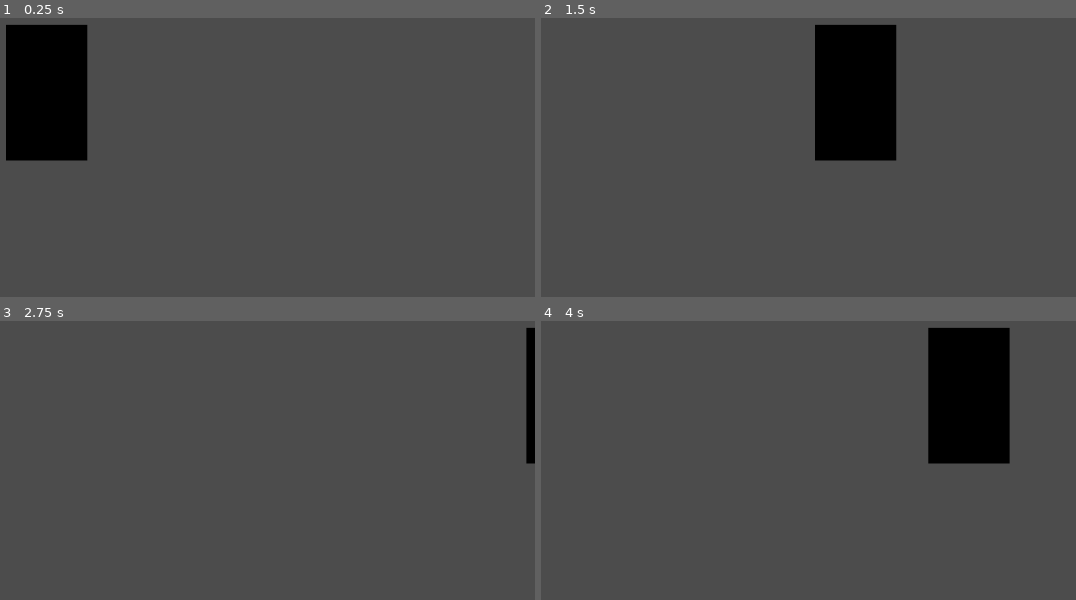
Above: before the commit, frames 1-4 (two rows, left to right).
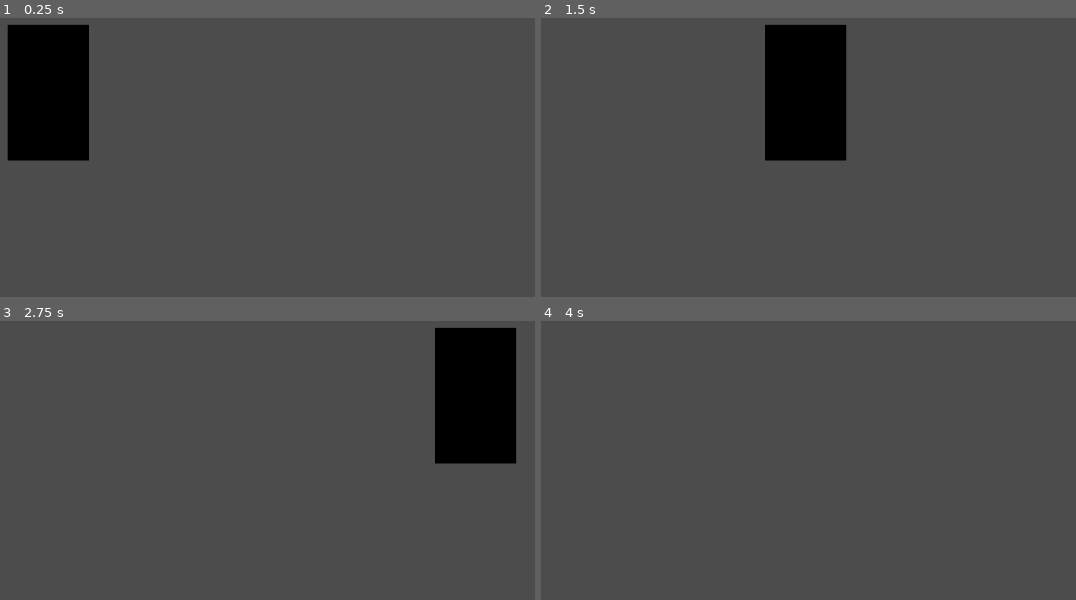
Above: after the commit, the same moments.

Repository: stany033/nature
Game: Godot game, scene res://scenes/MainGame.tscn
Same seed, same stepped clock (60 frames per second), same inputs: the game is played once before the commit and once after it.
Inputs (mouse positions are in pixels of both pictures, inside the frame that each line leads up to):
- Up to frame 1 (0.25 s): no input
- Up to frame 2 (1.5 s): tap Enter at 0.5 s; move the mouse to (851, 40) at 0.52 s; hold Right 0.53-1.25 s; tap Space (dash, bound only after the commit) at 0.6 s; click (851, 40) at 0.67 s; drag from (outside the picture) to (637, 157) at 1.27 s
- Up to frame 3 (2.75 s): tap Space (dash, bound only after the commit) at 2, 2.3 s; move the mouse to (outside the picture) at 2.02 s; hold Right from 2.03 s (still down); tap Tab at 2.1 s
- Up to frame 4 (4 s): release Right at 2.75 s; drag from (637, 460) to (outside the picture) at 2.77 s; tap Enter at 3.5, 3.6 s; move the mouse to (915, 435) at 3.52 s; hold Left from 3.53 s (still down); tap Space (dash, bound only after the commit) at 3.8 s

The runs differ from the first frame. In frame 1, 0.4% of the frame differs, in the area x 1-17%, y 2-52%; in frame 2, 9.1%, in the area x 41-67%, y 2-52%; in frame 3, 8.2%; in frame 4, 7.5%.

Commit message:
Dash / parry (roto)

Diff:
--- a/project.godot
+++ b/project.godot
@@ -96,6 +96,12 @@
 , Object(InputEventJoypadMotion,"resource_local_to_scene":false,"resource_name":"","device":0,"axis":1,"axis_value":1.0,"script":null)
  ]
 }
+dash={
+"deadzone": 0.5,
+"events": [ Object(InputEventKey,"resource_local_to_scene":false,"resource_name":"","device":0,"alt":false,"shift":false,"control":false,"meta":false,"command":false,"pressed":false,"scancode":32,"physical_scancode":0,"unicode":0,"echo":false,"script":null)
+, Object(InputEventJoypadButton,"resource_local_to_scene":false,"resource_name":"","device":0,"button_index":2,"pressure":0.0,"pressed":false,"script":null)
+ ]
+}
 
 [physics]
 
--- a/scenes/MainGame.tscn
+++ b/scenes/MainGame.tscn
@@ -1,8 +1,17 @@
-[gd_scene load_steps=2 format=2]
+[gd_scene load_steps=3 format=2]
 
 [ext_resource path="res://scenes/characters/Character.tscn" type="PackedScene" id=1]
+
+[sub_resource type="RectangleShape2D" id=1]
+extents = Vector2( 517.5, 69 )
 
 [node name="MainGame" type="Node2D"]
 
 [node name="Character" parent="." instance=ExtResource( 1 )]
 position = Vector2( 399, 338 )
+
+[node name="InvisibleWall" type="Area2D" parent="."]
+
+[node name="CollisionShape2D" type="CollisionShape2D" parent="InvisibleWall"]
+position = Vector2( 396.5, 102 )
+shape = SubResource( 1 )
--- a/scenes/characters/Character.tscn
+++ b/scenes/characters/Character.tscn
@@ -1,19 +1,34 @@
-[gd_scene load_steps=4 format=2]
+[gd_scene load_steps=15 format=2]
 
 [ext_resource path="res://assets/sprites/character/placeholder.png" type="Texture" id=1]
+[ext_resource path="res://assets/sprites/character/placeholder-parry.png" type="Texture" id=2]
+[ext_resource path="res://assets/sprites/character/placeholder-dash.png" type="Texture" id=3]
 
 [sub_resource type="GDScript" id=2]
 script/source = "extends KinematicBody2D
 
-var MAX_SPEED = 500
+var MAX_SPEED = 400
 var ACCELERATION = 4000
 var motion = Vector2.ZERO
+
+var stateMachine
+var dashEnabled = false
+var parryEnabled = false
+var lastMovementAxis = Vector2.RIGHT
+
+
+func _ready():
+	stateMachine = $AnimationTree.get(\"parameters/playback\")
+
+func _physics_process(delta):
+	move_character(delta)
+	check_for_dash()
 
 #
 # MOVEMENT LOGIC
 #
 
-func _physics_process(delta):
+func move_character(delta):
 	var axis = get_input_axis()
 	if axis == Vector2.ZERO:
 		apply_friction((ACCELERATION * 2) * delta)
@@ -22,10 +37,14 @@
 	motion = move_and_slide(motion)
 
 func get_input_axis():
-	var axis = Vector2.ZERO
-	axis.x = int(Input.is_action_pressed(\"right\")) - int(Input.is_action_pressed(\"left\"))
-	axis.y = int(Input.is_action_pressed(\"down\")) - int(Input.is_action_pressed(\"up\"))
-	return axis.normalized()
+	if !dashEnabled:
+		var axis = Vector2.ZERO
+		axis.x = int(Input.is_action_pressed(\"right\")) - int(Input.is_action_pressed(\"left\"))
+		axis.y = int(Input.is_action_pressed(\"down\")) - int(Input.is_action_pressed(\"up\"))
+		lastMovementAxis = axis.normalized()
+		return axis.normalized()
+	else:
+		return lastMovementAxis if lastMovementAxis != Vector2.ZERO else Vector2.RIGHT
 
 func apply_friction(amount):
 	if motion.length() > amount:
@@ -36,17 +55,139 @@
 func apply_movement(acceleration):
 	motion += acceleration
 	motion = motion.clamped(MAX_SPEED)
+
+#
+# DASH & PARRY
+#
+
+func check_for_dash():
+	if Input.is_action_just_pressed(\"dash\"):
+		stateMachine.travel(\"dash\")
+		dashEnabled = true
+		parryEnabled = true
+
+func disableParry():
+	parryEnabled = false
+
+func disableDash():
+	dashEnabled = false
 "
 
 [sub_resource type="CapsuleShape2D" id=1]
-radius = 41.0
-height = 76.0
+radius = 24.0
+height = 56.0
+
+[sub_resource type="AnimationNodeAnimation" id=8]
+animation = "dash"
+
+[sub_resource type="AnimationNodeAnimation" id=9]
+animation = "idle"
+
+[sub_resource type="AnimationNodeStateMachineTransition" id=10]
+
+[sub_resource type="AnimationNodeStateMachineTransition" id=11]
+
+[sub_resource type="AnimationNodeStateMachine" id=6]
+states/dash/node = SubResource( 8 )
+states/dash/position = Vector2( 467, 87 )
+states/idle/node = SubResource( 9 )
+states/idle/position = Vector2( 287, 88.3333 )
+transitions = [ "idle", "dash", SubResource( 10 ), "dash", "idle", SubResource( 11 ) ]
+start_node = "idle"
+
+[sub_resource type="AnimationNodeStateMachinePlayback" id=7]
+
+[sub_resource type="Animation" id=5]
+length = 0.001
+tracks/0/type = "value"
+tracks/0/path = NodePath("Sprite:texture")
+tracks/0/interp = 1
+tracks/0/loop_wrap = true
+tracks/0/imported = false
+tracks/0/enabled = true
+tracks/0/keys = {
+"times": PoolRealArray( 0 ),
+"transitions": PoolRealArray( 1 ),
+"update": 0,
+"values": [ ExtResource( 1 ) ]
+}
+
+[sub_resource type="Animation" id=4]
+resource_name = "dash"
+length = 0.5
+step = 0.05
+tracks/0/type = "value"
+tracks/0/path = NodePath("Sprite:texture")
+tracks/0/interp = 1
+tracks/0/loop_wrap = true
+tracks/0/imported = false
+tracks/0/enabled = true
+tracks/0/keys = {
+"times": PoolRealArray( 0, 0.1, 0.5 ),
+"transitions": PoolRealArray( 1, 1, 1 ),
+"update": 1,
+"values": [ ExtResource( 2 ), ExtResource( 3 ), ExtResource( 1 ) ]
+}
+tracks/1/type = "method"
+tracks/1/path = NodePath(".")
+tracks/1/interp = 1
+tracks/1/loop_wrap = true
+tracks/1/imported = false
+tracks/1/enabled = true
+tracks/1/keys = {
+"times": PoolRealArray( 0.1, 0.5 ),
+"transitions": PoolRealArray( 1, 1 ),
+"values": [ {
+"args": [  ],
+"method": "disableParry"
+}, {
+"args": [  ],
+"method": "disableDash"
+} ]
+}
+
+[sub_resource type="Animation" id=3]
+resource_name = "idle"
+tracks/0/type = "value"
+tracks/0/path = NodePath("Sprite:texture")
+tracks/0/interp = 1
+tracks/0/loop_wrap = true
+tracks/0/imported = false
+tracks/0/enabled = true
+tracks/0/keys = {
+"times": PoolRealArray( 0 ),
+"transitions": PoolRealArray( 1 ),
+"update": 1,
+"values": [ ExtResource( 1 ) ]
+}
 
 [node name="Character" type="KinematicBody2D"]
 script = SubResource( 2 )
 
 [node name="Sprite" type="Sprite" parent="."]
+position = Vector2( 2, 0 )
 texture = ExtResource( 1 )
 
 [node name="Collision" type="CollisionShape2D" parent="."]
+position = Vector2( 2, 62 )
+rotation = 1.5708
 shape = SubResource( 1 )
+
+[node name="Camera2D" type="Camera2D" parent="."]
+
+[node name="AnimationTree" type="AnimationTree" parent="."]
+tree_root = SubResource( 6 )
+anim_player = NodePath("../AnimationPlayer")
+active = true
+parameters/playback = SubResource( 7 )
+
+[node name="AnimationPlayer" type="AnimationPlayer" parent="."]
+anims/RESET = SubResource( 5 )
+anims/dash = SubResource( 4 )
+anims/idle = SubResource( 3 )
+
+[node name="States" type="Node2D" parent="."]
+
+[node name="Move" type="Node2D" parent="States"]
+
+[node name="Idle" type="Node2D" parent="States"]
